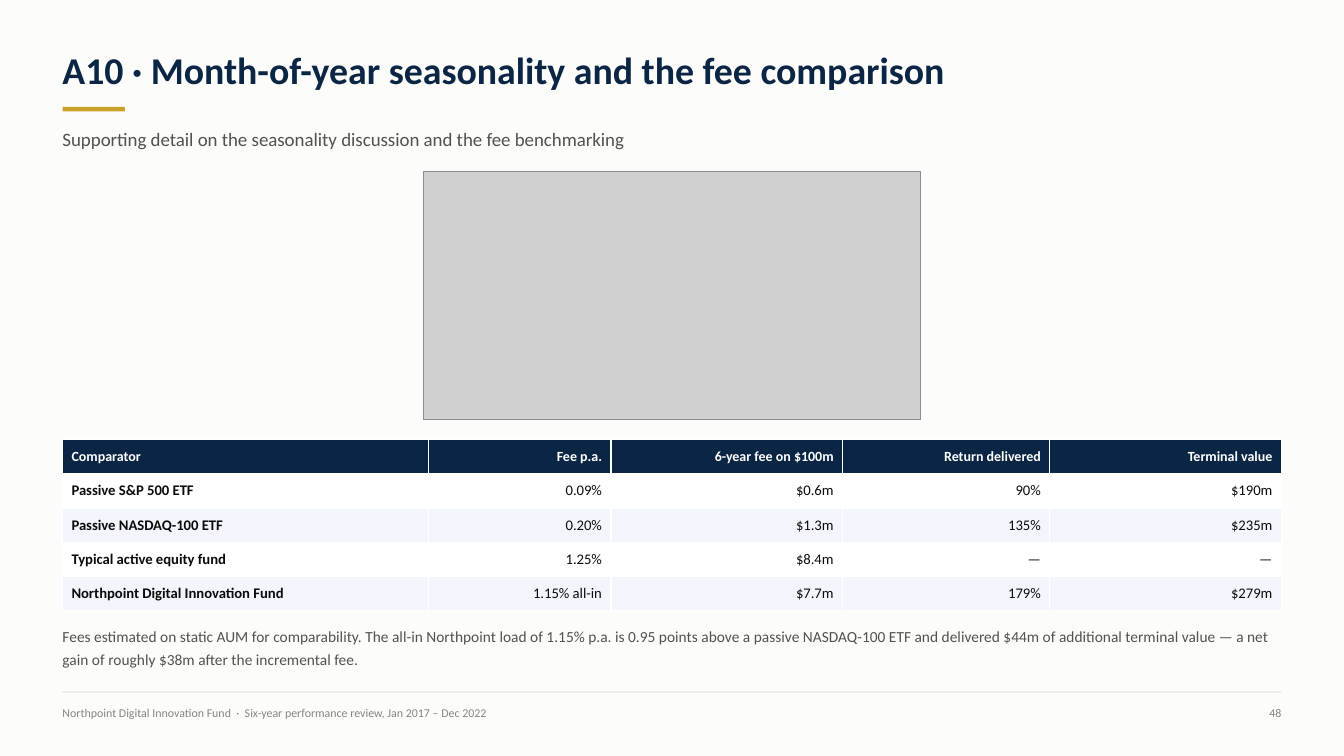
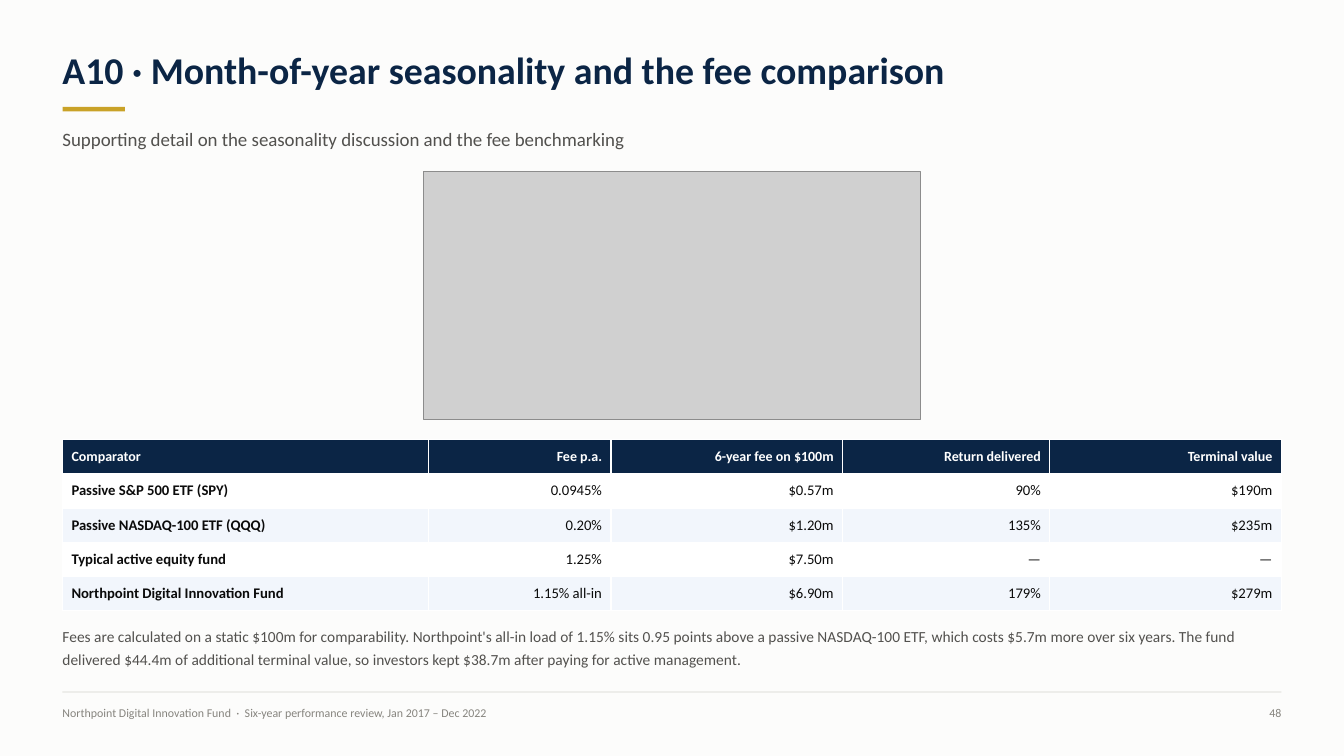
Before and after one commit to sleepdiff-web/CLAUDE, a slide deck: slide 48 of finc13303-portfolio-performance/deliverables/FINC13303_Ass2_PortfolioPerformance_14053836_OConnor.pptx. Drawn at 1344x756 pixels with LibreOffice and Linux fonts; fonts in the diff are those of the drawing; grey boxes stand for pictures. Boxes give left, top, right and bottom in pixels: in the first picture for what was removed or moved away, otherwise in the second. Text is boxed around its words. In the diff, an @@ line names an element or a change of style, - is before the commit and + after.

```diff
--- a/finc13303-portfolio-performance/deliverables/FINC13303_Ass2_PortfolioPerformance_14053836_OConnor.pptx
+++ b/finc13303-portfolio-performance/deliverables/FINC13303_Ass2_PortfolioPerformance_14053836_OConnor.pptx
@@ table at [63,440,1282,611] @@
-row 2: Passive S&P 500 ETF | 0.09% | $0.6m | 90% | $190m
+row 2: Passive S&P 500 ETF (SPY) | 0.0945% | $0.57m | 90% | $190m
-row 3, column 1: Passive NASDAQ-100 ETF
+row 3, column 1: Passive NASDAQ-100 ETF (QQQ)
-row 3, column 3: $1.3m
+row 3, column 3: $1.20m
-row 4, column 3: $8.4m
+row 4, column 3: $7.50m
-row 5, column 3: $7.7m
+row 5, column 3: $6.90m
@@ text at [62,631,1235,668]: text changed @@
-Fees estimated on static AUM for comparability. The all-in Northpoint load of 1.15% p.a. is 0.95 points above a passive NASDAQ-100 ETF and delivered $44m of additional terminal value — a net gain of roughly $38m after the incremental fee.
+Fees are calculated on a static $100m for comparability. Northpoint's all-in load of 1.15% sits 0.95 points above a passive NASDAQ-100 ETF, which costs $5.7m more over six years. The fund delivered $44.4m of additional terminal value, so investors kept $38.7m after paying for active management.
```
Also in this commit, not shown: 23 other slides changed, 15 other files.
